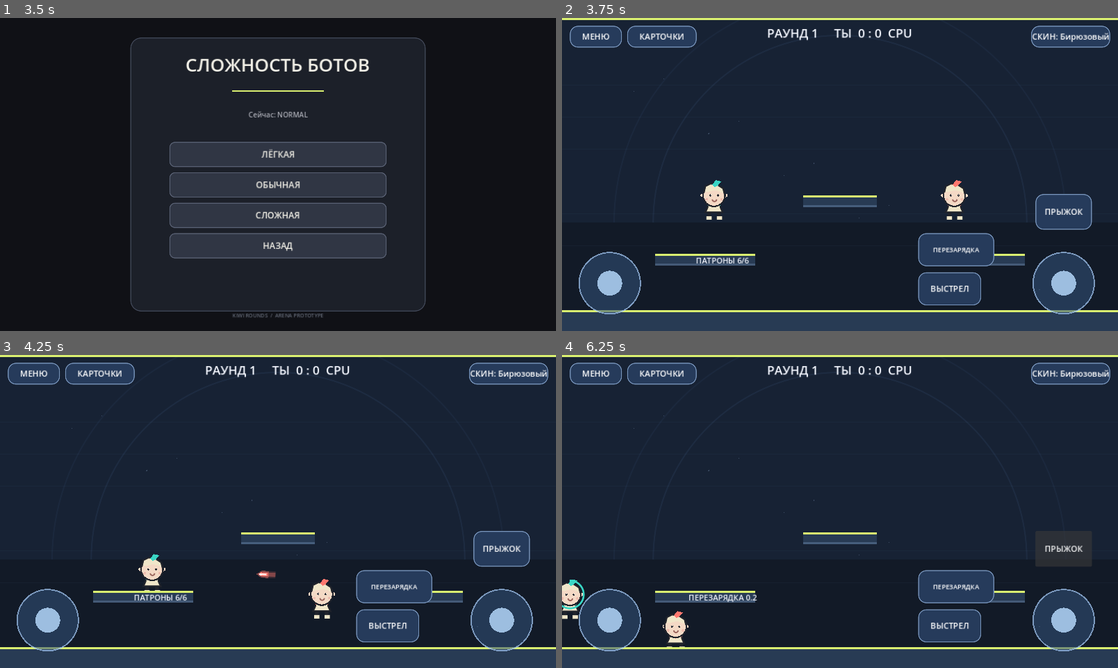
Above: before the commit, frames 1-4 (two rows, left to right).
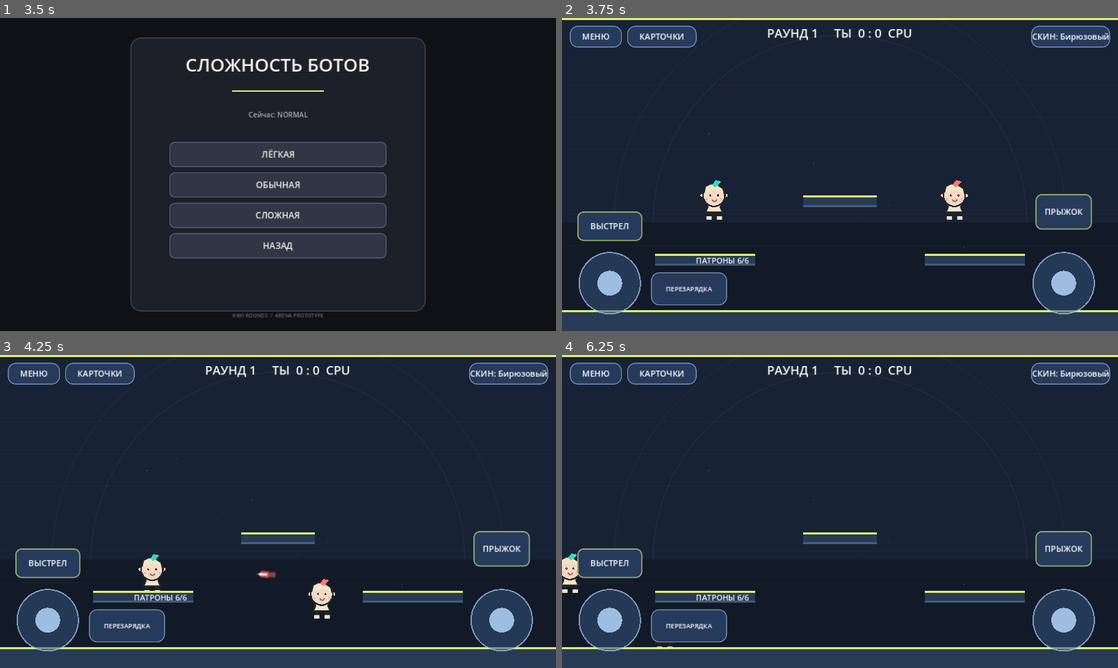
Above: after the commit, the same moments.

Repository: loslam-del/Kiwi-rounds
Game: Godot game, scene res://scenes/main.tscn
Two runs of this game, one before a commit and one after it. Both use one fixed random seed, a clock stepped at 60 frames per second and the inputs below.
Inputs (mouse positions are in pixels of both pictures, inside the frame that each line leads up to):
- Up to frame 1 (3.5 s): click "ИГРАТЬ" at 0.5 s; click "ОНЛАЙН — ПОЗЖЕ" at 1.25 s; click "НАЗАД" at 2 s; click "ПРОТИВ БОТОВ" at 2.75 s
- Up to frame 2 (3.75 s): click "ЛЁГКАЯ" at 3.5 s
- Up to frame 3 (4.25 s): no input
- Up to frame 4 (6.25 s): click (951, 627) at 4.25 s, where only the run before the commit has a clickable "ВЫСТРЕЛ"; click "ПЕРЕЗАРЯДКА" at 5 s; click (1062, 549) at 5.75 s, where only the run before the commit has a clickable "ПРЫЖОК"

Frame 1 is identical in both runs. In frame 2, 5.0% of the frame differs, in the area x 2-96%, y 56-92%; in frame 3, 5.0%; in frame 4, 6.6%, in the area x 0-96%, y 56-94%.
Error in both runs: Invalid assignment of property or key 'scale_amount' with value of type 'float' on a base object of type 'CPUParticles2D'. (res://scripts/pulse.gd:49)

Commit message:
Fix simultaneous touch controls and restore left fire button

Diff:
--- a/scripts/main.gd
+++ b/scripts/main.gd
@@ -3,6 +3,7 @@
 const PLAYER_SCRIPT = preload("res://scripts/player.gd")
 const PULSE_SCRIPT = preload("res://scripts/pulse.gd")
 const JOYSTICK_SCRIPT = preload("res://scripts/virtual_joystick.gd")
+const ACTION_BUTTON_SCRIPT = preload("res://scripts/virtual_action_button.gd")
 const MOD_LOADER_SCRIPT = preload("res://scripts/mod_loader.gd")
 
 const DEFAULT_UPGRADES := [
@@ -31,7 +32,7 @@
 var game_controls: Control
 var skin_button: Button
 var ammo_label: Label
-var fire_button: Button
+var fire_button: VirtualActionButton
 var training_tab := "cards"
 var skin_return_to_game := false
 var platform_nodes: Array[StaticBody2D] = []
@@ -66,7 +67,7 @@
 var movement_joystick: VirtualJoystick
 var aim_joystick: VirtualJoystick
 var reload_button: Button
-var jump_button: Button
+var jump_button: VirtualActionButton
 var menu_button: Button
 var cards_button: Button
 var mod_json_input: TextEdit
@@ -326,10 +327,14 @@
     movement_joystick.size = Vector2(150,150)
     movement_joystick.value_changed.connect(player.set_move)
     game_controls.add_child(movement_joystick)
-    fire_button = _add_button("ВЫСТРЕЛ",Vector2(205,585),Vector2(145,76),game_controls)
+    fire_button = ACTION_BUTTON_SCRIPT.new()
+    fire_button.caption = "ВЫСТРЕЛ"
+    fire_button.position = Vector2(35,445)
+    fire_button.size = Vector2(150,68)
     fire_button.button_down.connect(player.set_fire.bind(true))
     fire_button.button_up.connect(player.set_fire.bind(false))
-    reload_button = _add_button("ПЕРЕЗАРЯДКА",Vector2(365,585),Vector2(175,76),game_controls)
+    game_controls.add_child(fire_button)
+    reload_button = _add_button("ПЕРЕЗАРЯДКА",Vector2(205,585),Vector2(175,76),game_controls)
     reload_button.add_theme_font_size_override("font_size",15)
     reload_button.pressed.connect(player.start_reload)
     ammo_label = Label.new()
@@ -344,9 +349,13 @@
     aim_joystick.size = Vector2(150,150)
     aim_joystick.value_changed.connect(player.set_aim)
     game_controls.add_child(aim_joystick)
-    jump_button = _add_button("ПРЫЖОК",Vector2(1090,405),Vector2(130,82),game_controls)
+    jump_button = ACTION_BUTTON_SCRIPT.new()
+    jump_button.caption = "ПРЫЖОК"
+    jump_button.position = Vector2(1090,405)
+    jump_button.size = Vector2(130,82)
     jump_button.button_down.connect(player.set_jump.bind(true))
     jump_button.button_up.connect(player.set_jump.bind(false))
+    game_controls.add_child(jump_button)
     menu_button = _add_button("МЕНЮ",Vector2(18,18),Vector2(120,50),game_controls)
     menu_button.pressed.connect(_show_pause_menu)
     cards_button = _add_button("КАРТОЧКИ",Vector2(150,18),Vector2(160,50),game_controls)
@@ -361,14 +370,14 @@
     if controls_mirrored:
         movement_joystick.position = Vector2(1080,535)
         aim_joystick.position = Vector2(35,535)
-        fire_button.position = Vector2(205,585)
-        reload_button.position = Vector2(365,585)
+        fire_button.position = Vector2(1095,445)
+        reload_button.position = Vector2(920,585)
         jump_button.position = Vector2(35,405)
     else:
         movement_joystick.position = Vector2(35,535)
         aim_joystick.position = Vector2(1080,535)
-        fire_button.position = Vector2(820,585)
-        reload_button.position = Vector2(820,495)
+        fire_button.position = Vector2(35,445)
+        reload_button.position = Vector2(205,585)
         jump_button.position = Vector2(1090,405)
     menu_button.position = Vector2(18,18)
     cards_button.position = Vector2(150,18)
